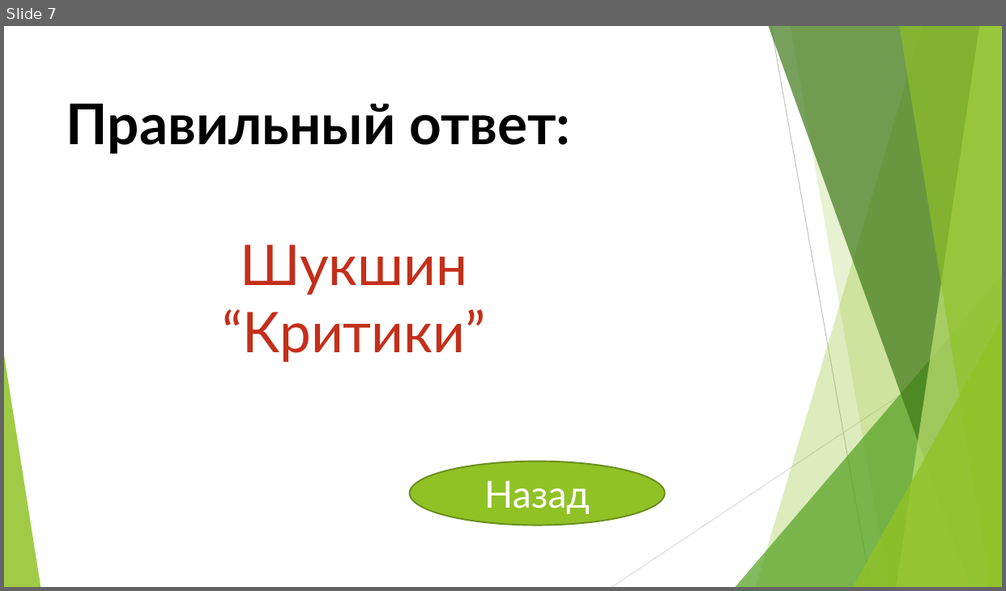
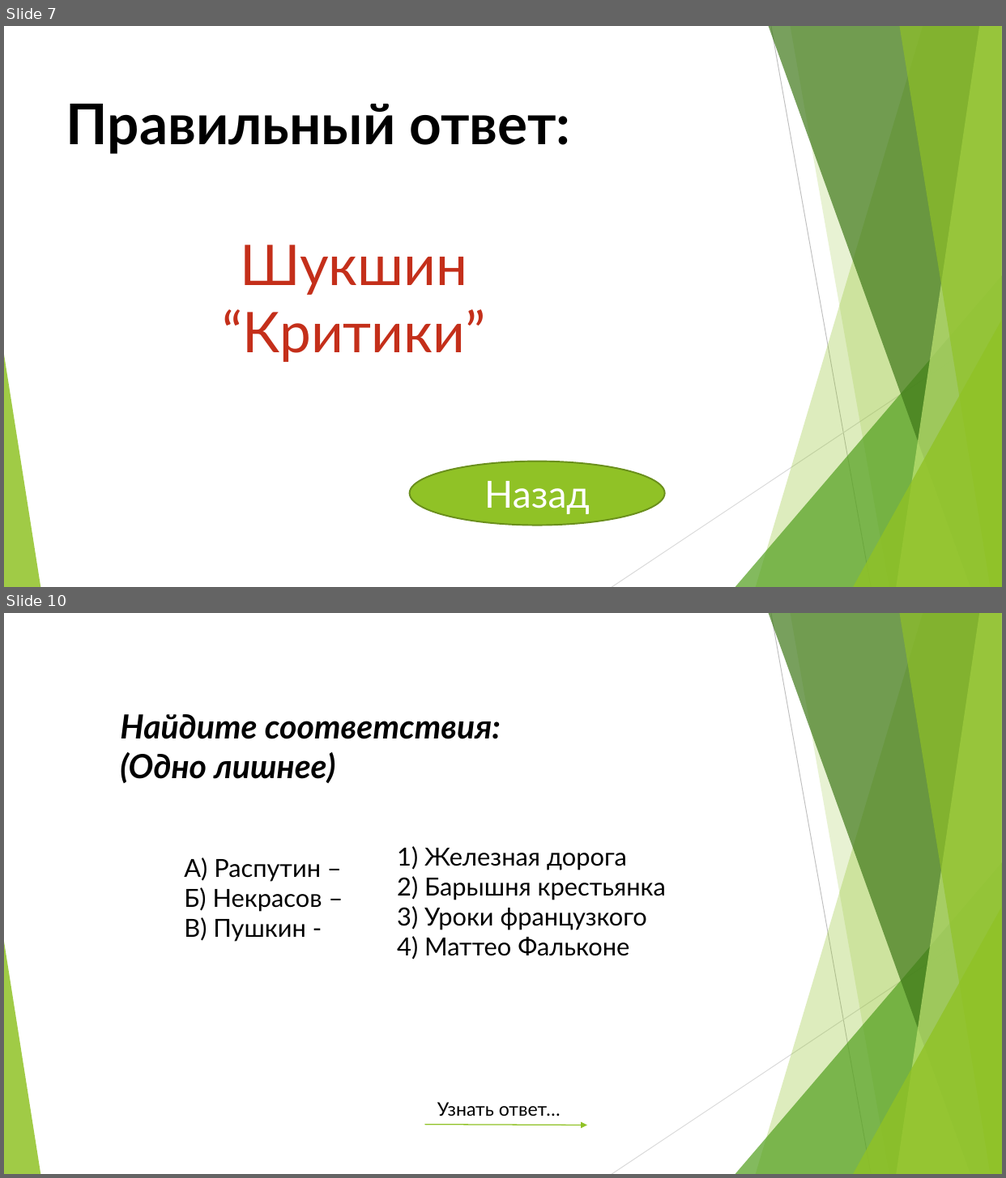
Before and after one commit to Yaric2010/ABOBA228, a slide deck: Презентация_ЯРИК_ЗЩЕЙНАБ_РЕНАТ_АМИРА.pptx. Shown one above the other, each under a label of ours: slide 7 before the commit, slides 7 and 10 after it; the slides between them are not shown. The pictures are 1006x591 and 1006x1178 pixels, drawn with LibreOffice and Linux fonts; fonts in the diff are those of the drawing. Boxes give left, top, right and bottom in pixels: in the first picture for what was removed or moved away, otherwise in the second. Text is boxed around its words. In the diff, an @@ line names an element or a change of style, - is before the commit and + after.

```diff
--- a/Презентация_ЯРИК_ЗЩЕЙНАБ_РЕНАТ_АМИРА.pptx
+++ b/Презентация_ЯРИК_ЗЩЕЙНАБ_РЕНАТ_АМИРА.pptx
@@ slide 10 added at bbox=[4, 613, 1002, 1174], background #FFFFFF; not listed: 10 template elements that a slide beside it also shows @@
@@ text added at bbox=[120, 714, 501, 783], 32 pt, text #000000, bold, italic @@
+Найдите соответствия:
+(Одно лишнее)
@@ text added at bbox=[397, 846, 666, 960], 24 pt, text #000000 @@
+1) Железная дорога
+2) Барышня крестьянка
+3) Уроки французкого
+4) Маттео Фальконе
@@ text added at bbox=[184, 858, 322, 942], 24 pt, text #000000 @@
+А) Распутин –
+Б) Некрасов –
+В) Пушкин -
@@ text added at bbox=[437, 1102, 560, 1116], 18 pt, text #000000 @@
+Узнать ответ…
@@ arrow added from (425, 1125) to (587, 1126), #90C226 1 pt @@
```
Also in this commit, not shown: 2 slides changed, 24 other slides added.
